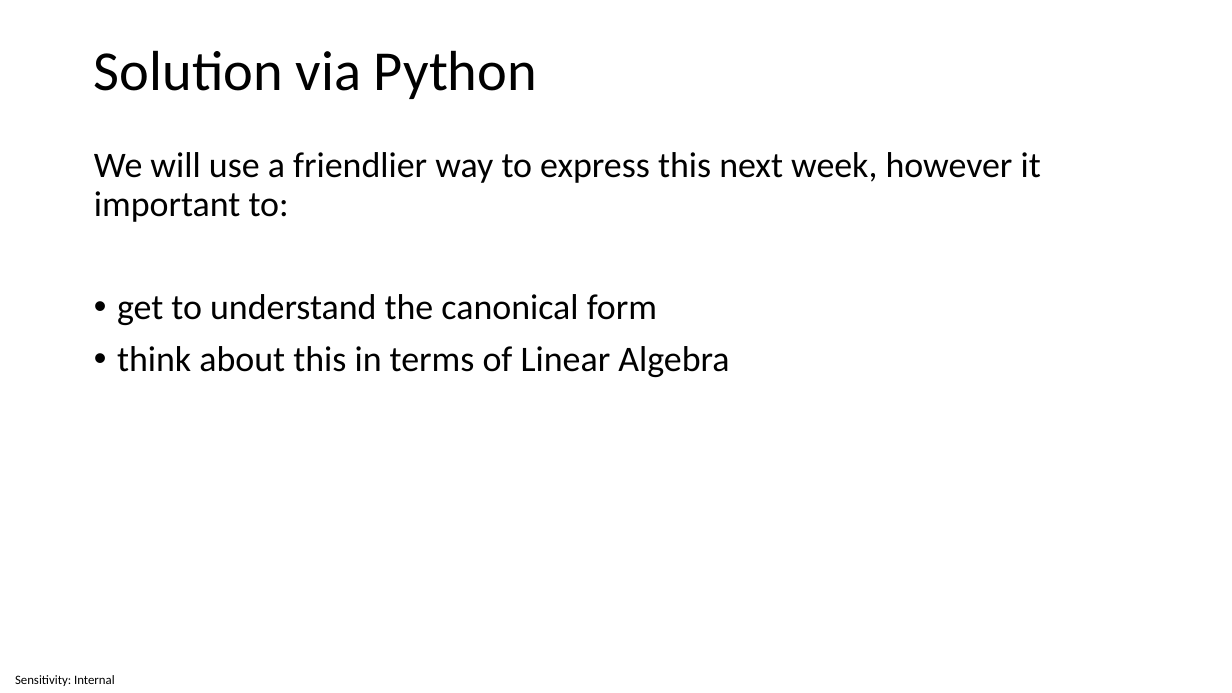
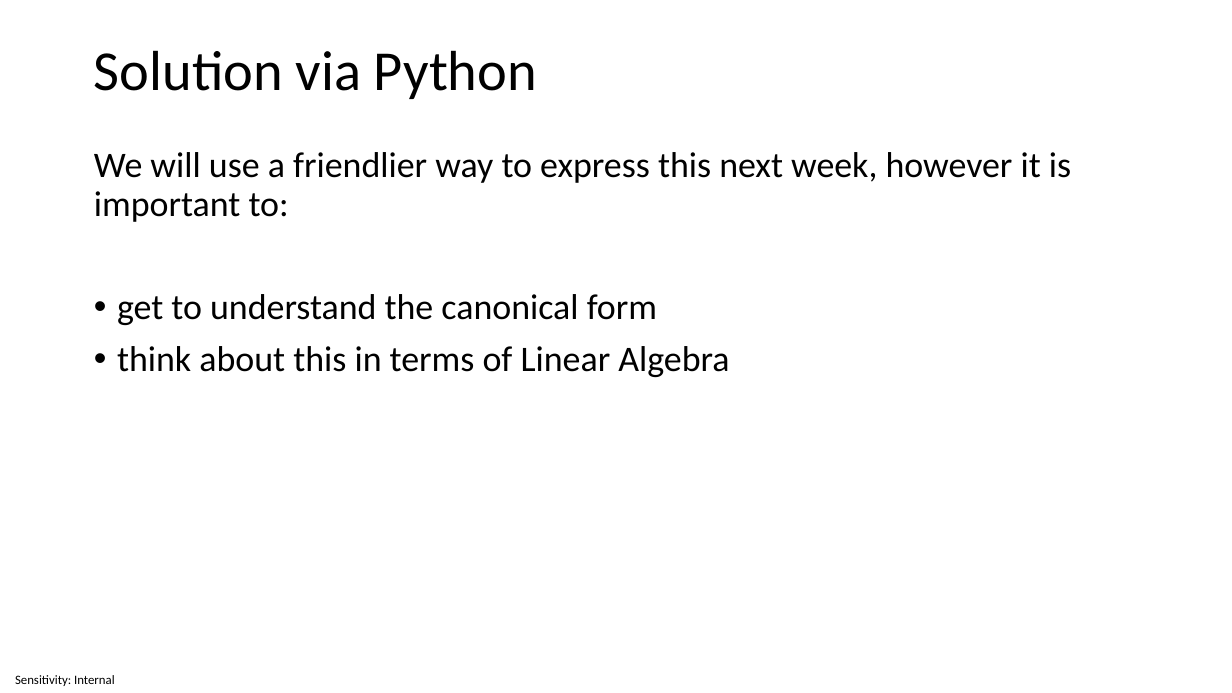
Before and after one commit to invariantum/operational_research, a slide deck: slide 26 of content/Lectures/Semester 1/Week 02 - Linear Programming 1/5 Source Files/Week 2 - Linear Programming 1.pptx. Drawn at 1232x693 pixels with LibreOffice and Linux fonts; fonts in the diff are those of the drawing. Boxes give left, top, right and bottom in pixels: in the first picture for what was removed or moved away, otherwise in the second. Text is boxed around its words. In the diff, an @@ line names an element or a change of style, - is before the commit and + after.

```diff
--- a/content/Lectures/Semester 1/Week 02 - Linear Programming 1/5 Source Files/Week 2 - Linear Programming 1.pptx
+++ b/content/Lectures/Semester 1/Week 02 - Linear Programming 1/5 Source Files/Week 2 - Linear Programming 1.pptx
@@ text at (x1=94, y1=152, x2=1071, y2=222): text changed @@
-We will use a friendlier way to express this next week, however it important to:
+We will use a friendlier way to express this next week, however it is important to:
```
Also in this commit, not shown: 3 other slides changed, 11 other files.
